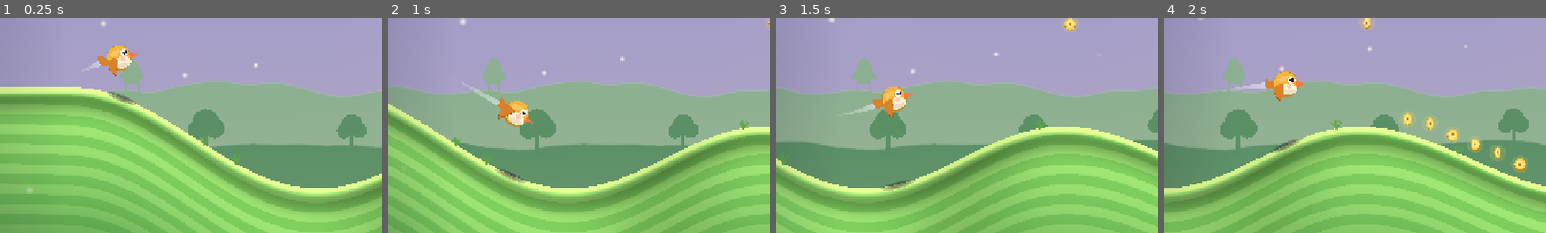
Above: before the commit, frames 1-4 (left to right).
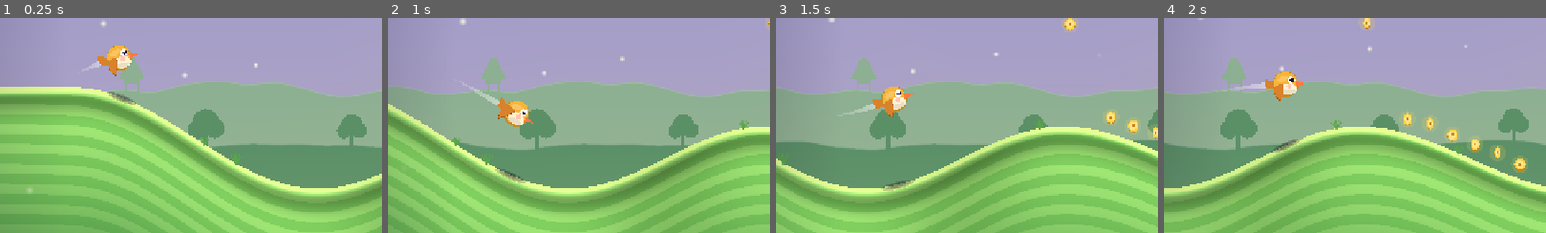
Above: after the commit, the same moments.

Repository: lutfidev/layang
Game: Godot game, scene res://scenes/main_menu.tscn
Two runs of this game, one before a commit and one after it. Both use one fixed random seed, a clock stepped at 60 frames per second and the inputs below.
Inputs (mouse positions are % of the whole screen's width and height, from its top left):
- Up to frame 1 (0.25 s): no input
- Up to frame 2 (1 s): move the mouse to (72, 45) at 0.52 s; hold Up from 0.53 s (still down); hold Space (fly) from 0.53 s (still down); click (72, 45) at 0.67 s
- Up to frame 3 (1.5 s): move the mouse to (30, 55) at 1.27 s; release Up at 1.28 s; release Space (fly) at 1.28 s; tap Space (fly) at 1.35 s
- Up to frame 4 (2 s): no input
The pictures show only the part of the screen within x 50-100%, y 29-79%; the shares and areas given below are measured in that part.

Frames 1-2 are identical in both runs. In frame 3, 0.4% of the frame differs, in the area x 86-100%, y 43-57%; in frame 4, nothing differs.

Commit message:
fix: keep coins sorted by x so arcs never hide later coins; test every ready level is completable

Diff:
--- a/scripts/ui/game.gd
+++ b/scripts/ui/game.gd
@@ -203,7 +203,7 @@
 	Game.add_coins(earned + bonus)
 	lbl_hint.hide()
 	if Game.dev.has("autoplay"):
-		print("RUN level=%s stars=%d coins=%d/%d dist=%d cause=selesai" % [level.id, stars, level_coins, level_coins_total, distance])
+		print("RUN level=%s stars=%d coins=%d/%d run_coins=%d dist=%d cause=selesai" % [level.id, stars, level_coins, level_coins_total, coins_run, distance])
 		if Game.dev.has("sim"):
 			get_tree().quit()
 	_show_level_done(stars, new_stars, earned, bonus)
@@ -688,9 +688,9 @@
 	v.add_child(il)
 	var hint := ""
 	if level_coins < ceili(COIN_STAR_RATIO * level_coins_total):
-		hint = "Kumpulkan %d koin untuk bintang kedua" % ceili(COIN_STAR_RATIO * level_coins_total)
+		hint = "Kumpulkan %d koin untuk dapat bintang lagi" % ceili(COIN_STAR_RATIO * level_coins_total)
 	elif continued:
-		hint = "Selesaikan tanpa Lanjut untuk bintang ketiga"
+		hint = "Selesaikan tanpa Lanjut untuk dapat bintang lagi"
 	if hint != "":
 		var hl := UIKit.label(hint, 22, Color(1, 1, 1, 0.75))
 		hl.horizontal_alignment = HORIZONTAL_ALIGNMENT_CENTER
--- a/scripts/world/coin_field.gd
+++ b/scripts/world/coin_field.gd
@@ -13,8 +13,20 @@
 var _bursts: Array = []      # [pos, age, kind]
 
 
+## Inserts in x order: check() stops at the first item ahead of the bird, and terrain adds arcs that
+## reach past the next segment's ground coins.
 func add_item(p: Vector2, kind: int) -> void:
-	items.append([p, kind, true])
+	var lo := 0
+	var hi := items.size()
+	while lo < hi:
+		var mid := (lo + hi) / 2
+		if (items[mid][0] as Vector2).x <= p.x:
+			lo = mid + 1
+		else:
+			hi = mid
+	items.insert(lo, [p, kind, true])
+	if lo < _first:
+		_first += 1
 
 
 func check(bird_pos: Vector2, radius: float, magnet: float, delta: float) -> void:
--- a/tests/test_levels.gd
+++ b/tests/test_levels.gd
@@ -397,3 +397,48 @@
 		r = "old MAIN button still there"
 	_free_node(m)
 	return r
+
+
+# ---------------------------------------------------------------- every ready level is completable (Task 5)
+
+func test_ready_levels_completable() -> String:
+	var keep: Dictionary = Game.level_stars.duplicate()
+	var coins0 := Game.coins
+	var r := ""
+	for lv in Levels.all():
+		if not Levels.is_ready(lv):
+			continue
+		var g := _level_game(String(lv.id))
+		var w: World = g.world
+		w.autoplay = true
+		var t := 0.0
+		while t < 150.0 and g.state == "play":
+			g._physics_process(DT)
+			w._physics_process(DT)
+			t += DT
+		if g.state != "done":
+			r = "%s: state %s (%s) at x=%.0f of %.0f" % [lv.id, g.state, g.end_cause, w.bird.position.x, w.terrain.island_finish[0]]
+		runner.remove_child(g)
+		g.free()
+		if r != "":
+			break
+	Game.level_stars = keep
+	Game.coins = coins0
+	return r
+
+
+func test_coin_items_sorted() -> String:
+	# CoinField.check stops at the first coin ahead of the bird, so items must stay sorted by x
+	for lv in [Levels.get_level("sawah-3"), Levels.get_level("pantai-3"), Levels.get_level("hutan-3")]:
+		var w := _level_world(lv)
+		w.terrain.update_view(0.0, 60000.0)
+		var items: Array = w.coins.items
+		var bad := -1
+		for i in range(1, items.size()):
+			if (items[i][0] as Vector2).x < (items[i - 1][0] as Vector2).x:
+				bad = i
+				break
+		_free(w)
+		if bad >= 0:
+			return "%s: coin %d out of order" % [lv.id, bad]
+	return ""
